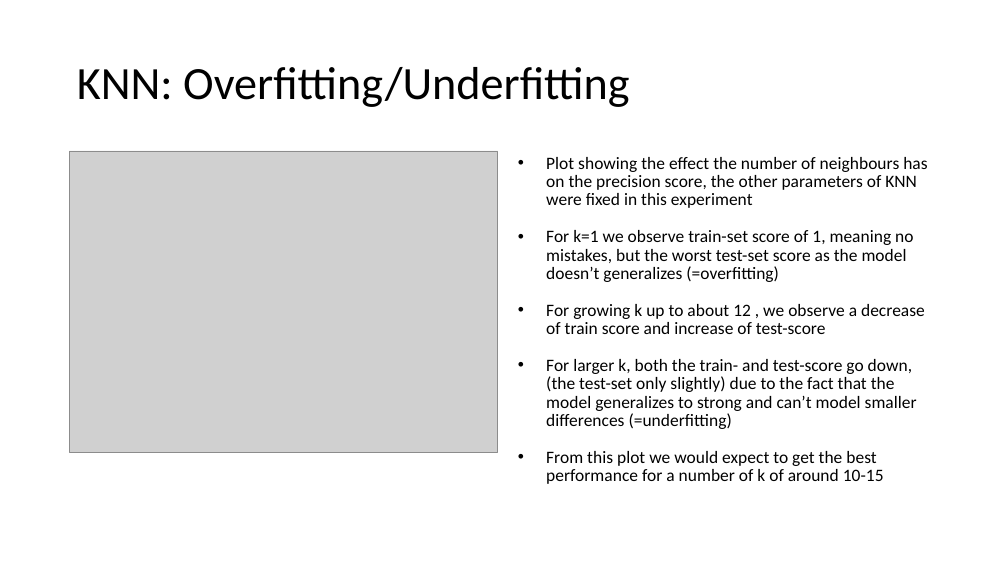
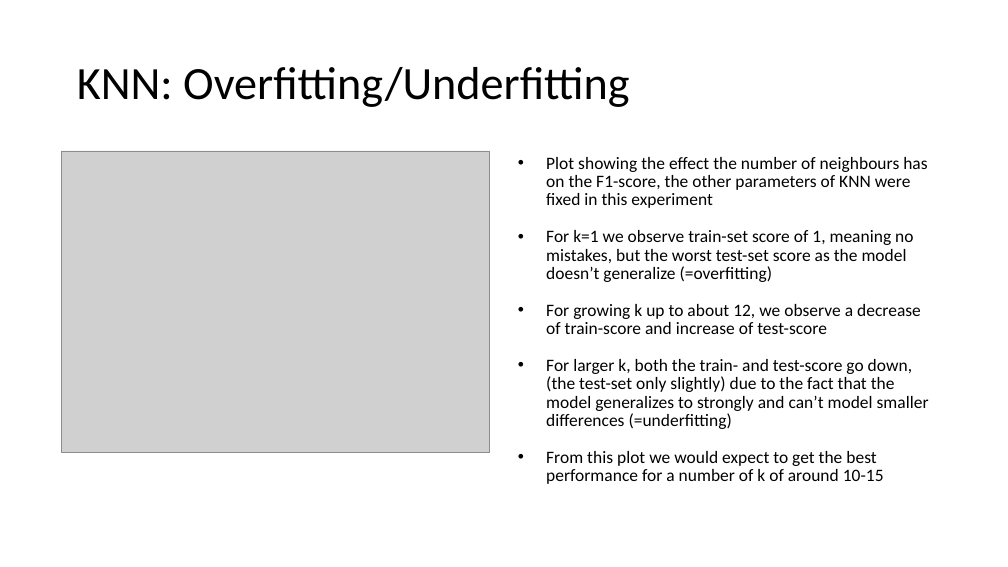
Before and after one commit to sandroassek/SS23_UE_MLPC, a slide deck: slide 11 of Task_3_1.pptx. Drawn at 1008x567 pixels with LibreOffice and Linux fonts; fonts in the diff are those of the drawing; grey boxes stand for pictures. Boxes give left, top, right and bottom in pixels: in the first picture for what was removed or moved away, otherwise in the second. Text is boxed around its words. In the diff, an @@ line names an element or a change of style, - is before the commit and + after.

```diff
--- a/Task_3_1.pptx
+++ b/Task_3_1.pptx
@@ picture: place and size @@
-picture at (70, 151, 498, 452)
+picture at (61, 151, 490, 452)
@@ text at (546, 157, 929, 429): text changed @@
-• Plot showing the effect the number of neighbours has on the precision score, the other parameters of KNN were fixed in this experiment
-• For k=1 we observe train-set score of 1, meaning no mistakes, but the worst test-set score as the model doesn’t generalizes (=overfitting)
-• For growing k up to about 12 , we observe a decrease of train score and increase of test-score
-• For larger k, both the train- and test-score go down, (the test-set only slightly) due to the fact that the model generalizes to strong and can’t model smaller differences (=underfitting)
+• Plot showing the effect the number of neighbours has on the F1-score, the other parameters of KNN were fixed in this experiment
+• For k=1 we observe train-set score of 1, meaning no mistakes, but the worst test-set score as the model doesn’t generalize (=overfitting)
+• For growing k up to about 12, we observe a decrease of train-score and increase of test-score
+• For larger k, both the train- and test-score go down, (the test-set only slightly) due to the fact that the model generalizes to strongly and can’t model smaller differences (=underfitting)
```
Also in this commit, not shown: 6 other slides changed.
